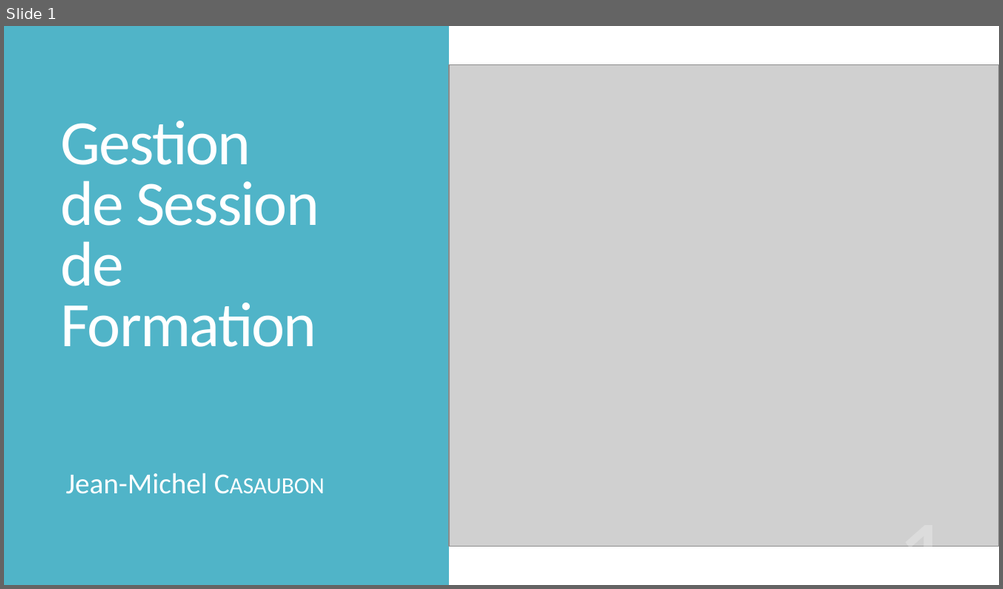
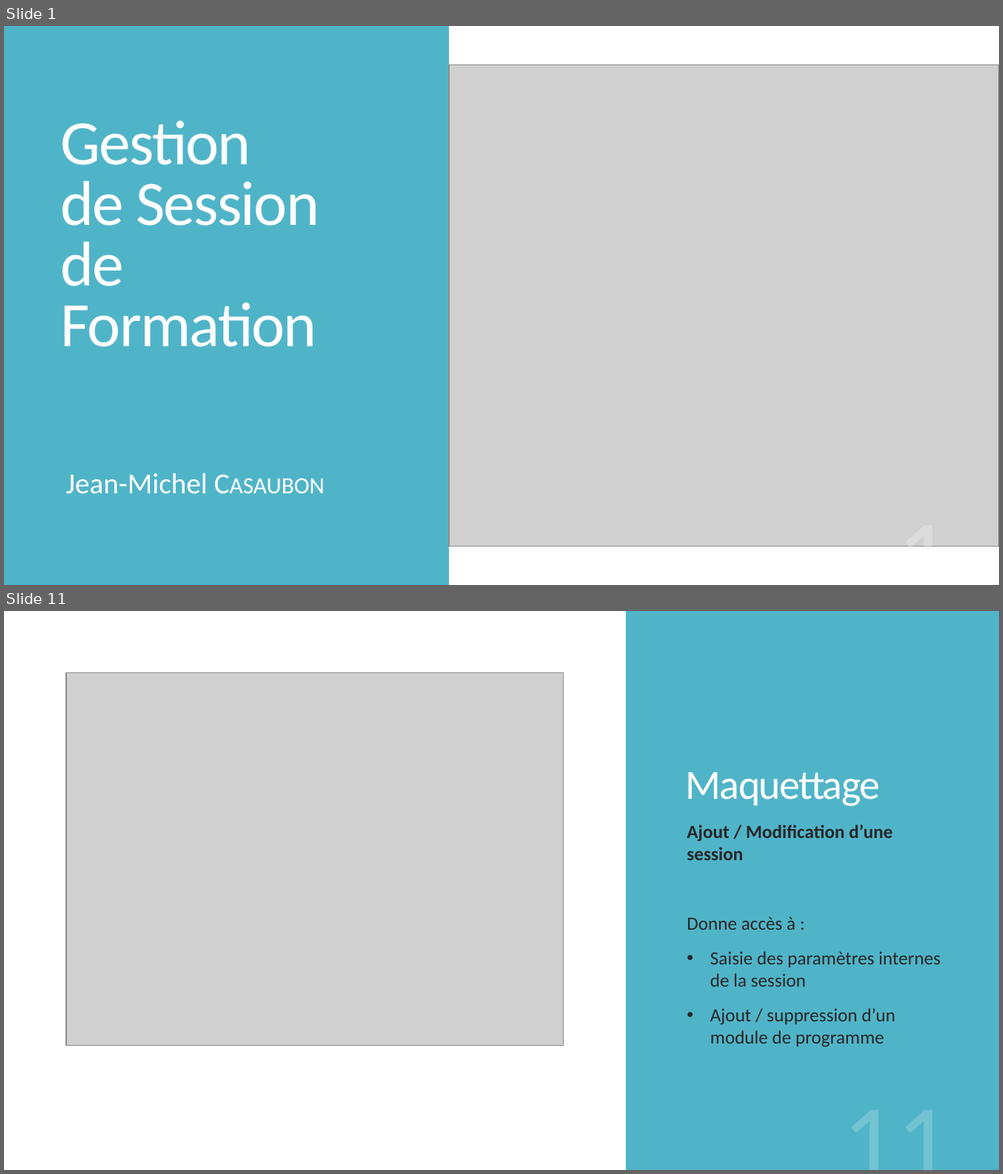
Before and after one commit to jmcasaubon/ProjGestSessForm, a slide deck: design/Présentation GSF.pptx. Shown one above the other, each under a label of ours: slide 1 before the commit, slides 1 and 11 after it; the slides between them are not shown. The pictures are 1003x589 and 1003x1174 pixels, drawn with LibreOffice and Linux fonts; fonts in the diff are those of the drawing; grey boxes stand for pictures. Boxes give left, top, right and bottom in pixels: in the first picture for what was removed or moved away, otherwise in the second. Text is boxed around its words. In the diff, an @@ line names an element or a change of style, - is before the commit and + after.

```diff
--- a/design/Présentation GSF.pptx
+++ b/design/Présentation GSF.pptx
@@ slide 11 added at (4, 611, 999, 1170), background #FFFFFF @@
@@ rectangle added at (626, 611, 999, 1170), fill #50B4C8 @@
@@ picture added at (66, 673, 563, 1046) @@
@@ title added at (686, 772, 879, 806), 40 pt, text #FFFFFF @@
+Maquettage
@@ text added at (686, 825, 940, 1048), 18 pt, text #262626 @@
+Ajout / Modification d’une session
+Donne accès à :
+• Saisie des paramètres internes de la session
+• Ajout / suppression d’un module de programme
@@ page number added at (719, 1091, 958, 1170), 103 pt, text #FFFFFF at 20% opacity @@
+11
```
Also in this commit, not shown: 3 slides changed, 22 other slides added, 3 other files.
